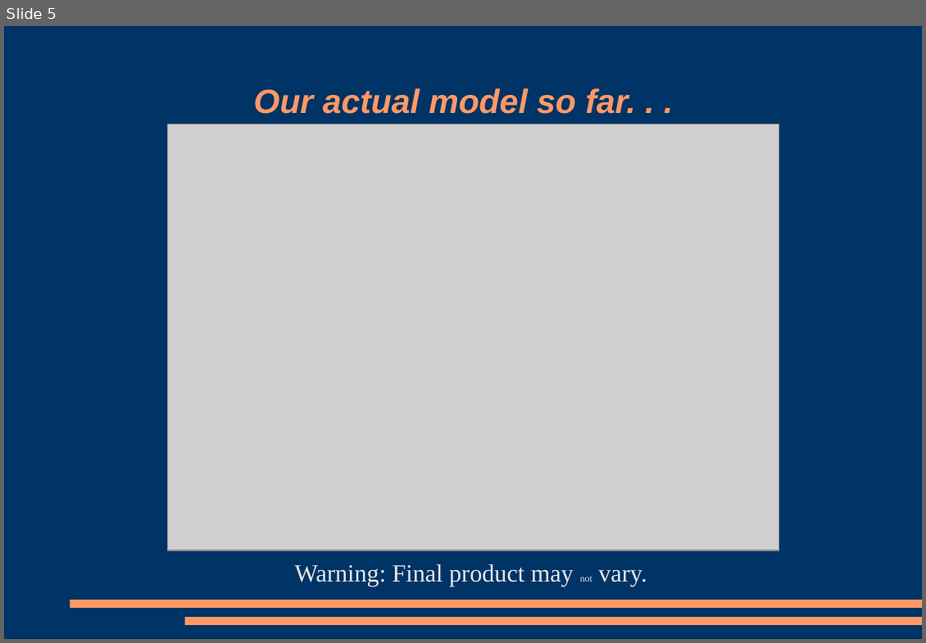
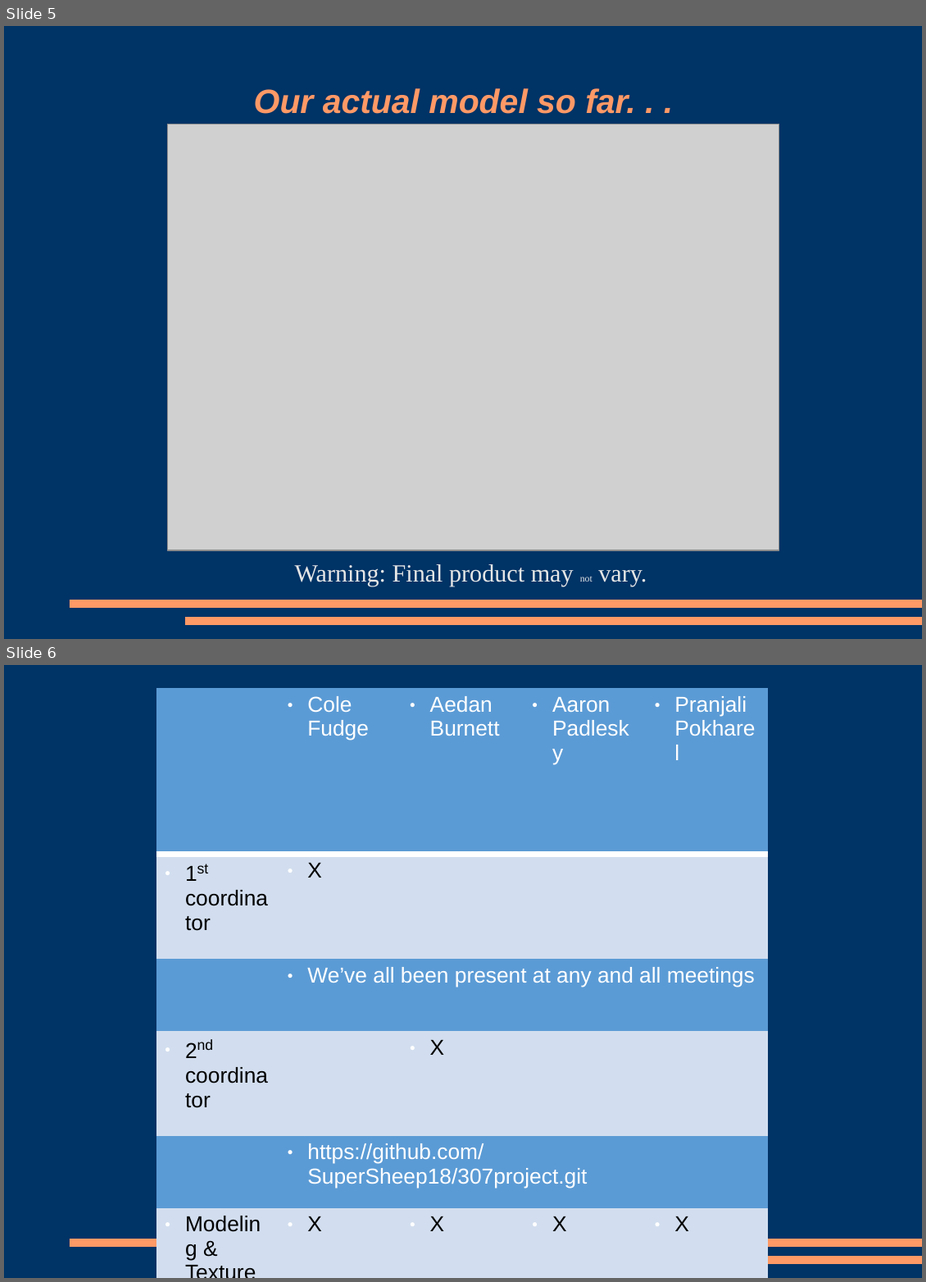
Before and after one commit to OmegaSheep/307project, a slide deck: Presentation.odp. Shown one above the other, each under a label of ours: slide 5 before the commit, slides 5 and 6 after it. The pictures are 926x643 and 926x1282 pixels, drawn with LibreOffice and Linux fonts; fonts in the diff are those of the drawing; grey boxes stand for pictures. Boxes give left, top, right and bottom in pixels: in the first picture for what was removed or moved away, otherwise in the second. Text is boxed around its words. In the diff, an @@ line names an element or a change of style, - is before the commit and + after.

Commit message:
added tables to progress forum slides

```diff
--- a/Presentation.odp
+++ b/Presentation.odp
@@ slide 6 added at (4,665,922,1278), background #003366; not listed: 2 template elements that a slide beside it also shows @@
@@ table added at (156,688,770,1234), 11 rows, 5 columns @@
+ | Cole Fudge | Aedan Burnett | Aaron Padlesky | Pranjali Pokharel
+1st coordinator | X |  |  | 
+ | We’ve all been present at any and all meetings |  |  | 
+2nd coordinator |  | X |  | 
+ | https://github.com/SuperSheep18/307project.git |  |  | 
+Modeling & Texture | X | X | X | X
+ | 0% completed |  |  | 
+Animation | X | X | X | X
+ | 0% completed |  |  | 
+Special effects | X | X | X | X
+ | 0% completed |  |  | 
```
Also in this commit, not shown: 4 other slides changed, 1 other slide added.
